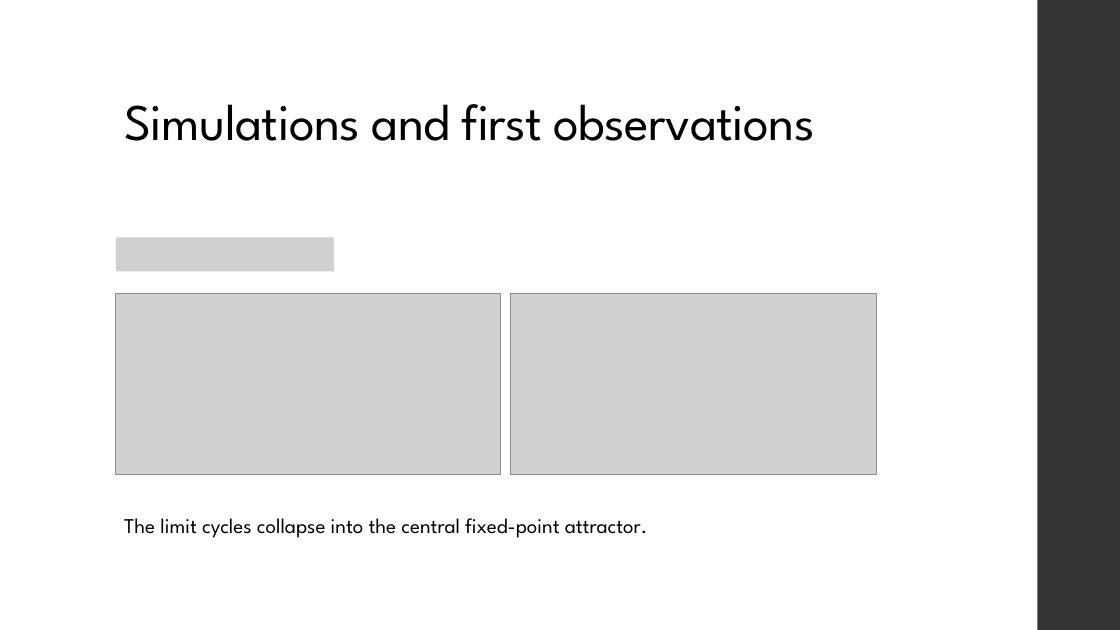
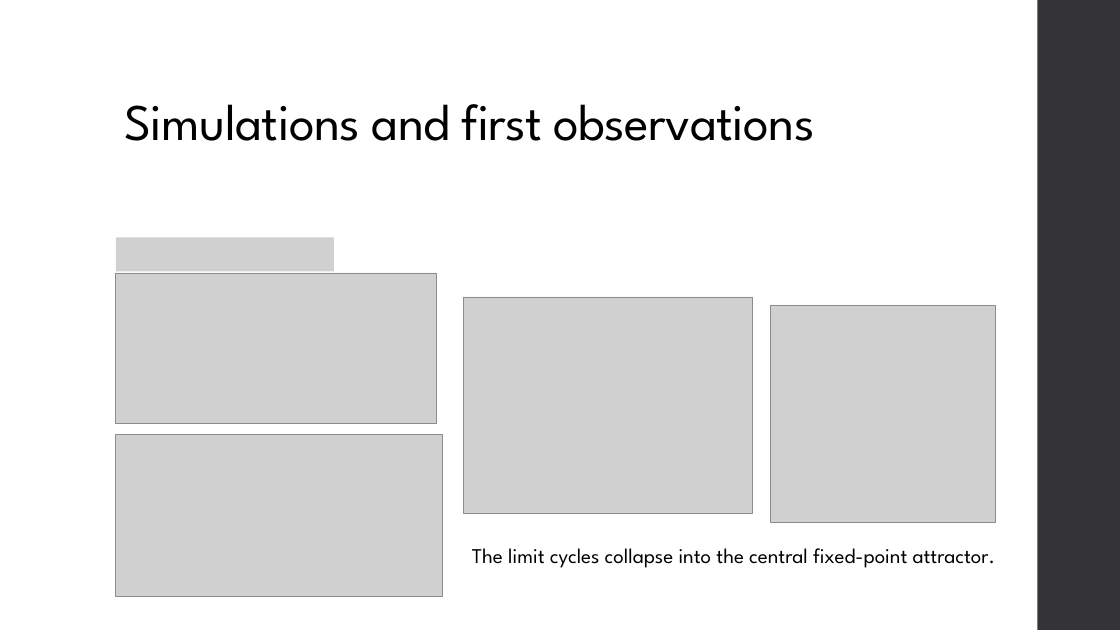
Before and after one commit to JonasEBrown/University, a slide deck: slide 8 of EPSRC Internship/October Presentation.pptx. Drawn at 1120x630 pixels with LibreOffice and Linux fonts; fonts in the diff are those of the drawing; grey boxes stand for pictures. Boxes give left, top, right and bottom in pixels: in the first picture for what was removed or moved away, otherwise in the second. Text is boxed around its words. In the diff, an @@ line names an element or a change of style, - is before the commit and + after.

```diff
--- a/EPSRC Internship/October Presentation.pptx
+++ b/EPSRC Internship/October Presentation.pptx
@@ picture: place and size @@
-picture at bbox=[116, 294, 501, 475]
+picture at bbox=[116, 273, 436, 423]
@@ picture added at bbox=[464, 297, 753, 514] @@
@@ picture added at bbox=[770, 306, 996, 523] @@
@@ picture: place and size @@
-picture at bbox=[511, 294, 876, 475]
+picture at bbox=[116, 435, 443, 597]
@@ text "The limit cycles collapse into ...": place and size @@
-text "The limit cycles collapse into ..." at bbox=[124, 518, 647, 538]
+text "The limit cycles collapse into ..." at bbox=[472, 548, 995, 568]
```
Also in this commit, not shown: 7 other slides changed, 14 slides added, 3 slides removed, 16 other files.
